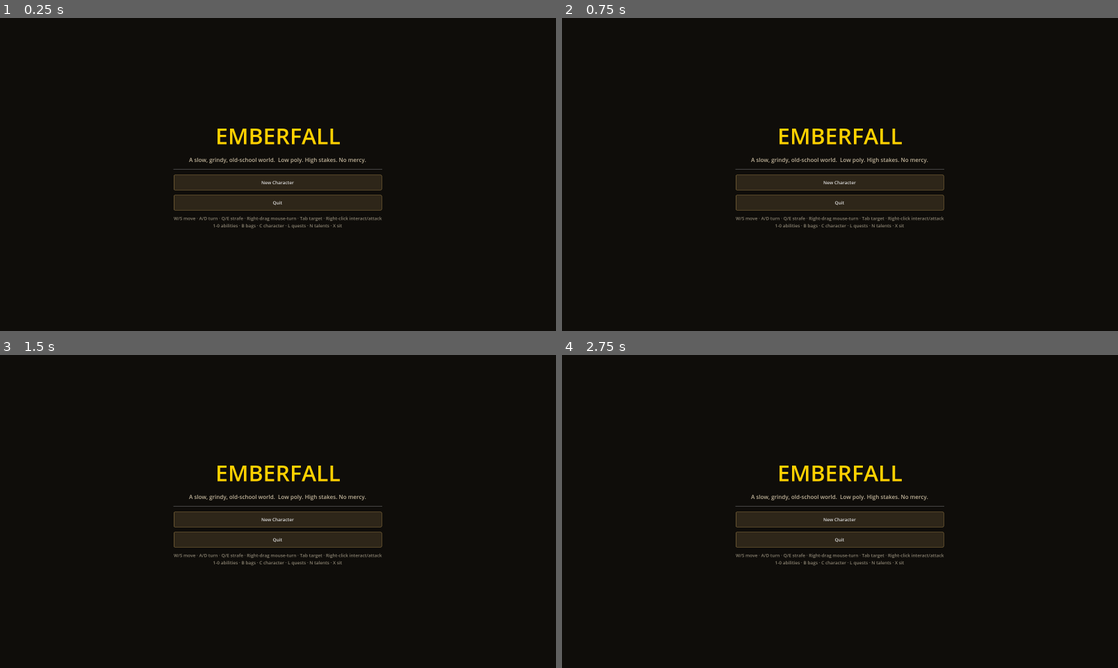
Above: before the commit, frames 1-4 (two rows, left to right).
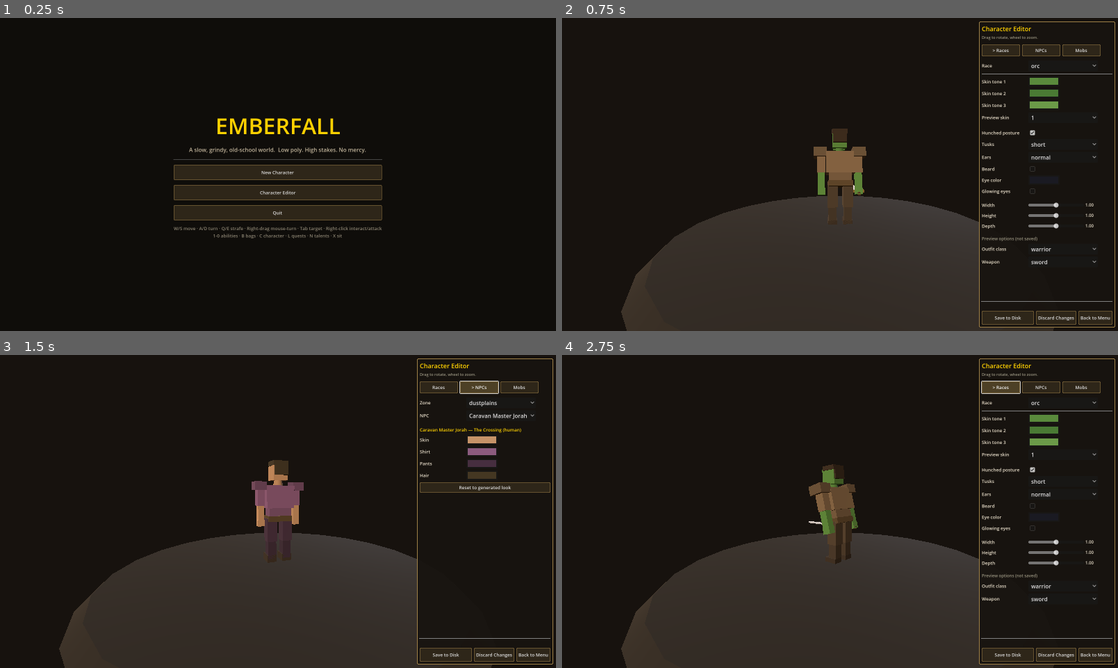
Above: after the commit, the same moments.

Repository: DenislavB/game
Game: Godot game, scene res://scenes/Main.tscn
Same seed, same stepped clock (60 frames per second), same inputs: the game is played once before the commit and once after it.
Inputs (mouse positions are in pixels of both pictures, inside the frame that each line leads up to):
- Up to frame 1 (0.25 s): no input
- Up to frame 2 (0.75 s): click (840, 193) at 0.5 s, where only the run after the commit has a clickable "Character Editor"
- Up to frame 3 (1.5 s): click (478, 386) at 1.25 s, where only the run after the commit has a clickable "NPCs"
- Up to frame 4 (2.75 s): click (1001, 386) at 2 s, where only the run after the commit has a clickable "Races"

The runs differ from the first frame. In frame 1, 6.4% of the frame differs, in the area x 31-69%, y 32-71%; in frame 2, 29%; in frame 3, 29%, in the area x 10-100%, y 1-100%; in frame 4, 29%.

Commit message:
Add in-game Character Editor for races, NPCs and mobs
New "Character Editor" entry on the main menu opens a live turntable
studio (drag to rotate, wheel to zoom) with three tabs:

- Races: edit each race's three skin tones, posture, tusk size, long
  ears, beard, eye color/glow and body proportions (width/height/
  depth sliders). Preview in any class outfit with any weapon.
  Saves to data/races.json.
- NPCs: pick any zone and NPC, override skin/shirt/pants/hair colors.
  Saved as an "appearance" block on the NPC in the zone file, which
  npc.gd now honors over its procedurally generated look. One click
  resets to the generated appearance.
- Mobs: recolor and rescale any creature. Saves to data/mobs.json.

Save writes straight back to the JSON files (running from the Godot
editor; exported builds report read-only). Discard Changes re-reads
everything from disk via the new DB.reload().

Co-Authored-By: Claude Fable 5 <noreply@anthropic.com>
Claude-Session: https://claude.ai/code/session_013DZAq4iZ5PsSbzaMyt6NZz

Diff:
--- a/scripts/actors/npc.gd
+++ b/scripts/actors/npc.gd
@@ -38,14 +38,22 @@
 	var shirt := Color.from_hsv(rng.randf(), 0.35, 0.55)
 	if trainer_class != "":
 		shirt = Color(DB.classes[trainer_class]["color"]).darkened(0.2)
+	# Hand-tuned looks from the Character Editor override the generated ones.
+	var app: Dictionary = ndef.get("appearance", {})
+	var skin_c := Color(str(app["skin"])) if app.has("skin") else Color(skins[rng.randi_range(0, skins.size() - 1)])
+	if app.has("shirt"):
+		shirt = Color(str(app["shirt"]))
+	var pants_c := Color(str(app["pants"])) if app.has("pants") else shirt.darkened(0.5)
+	var hair_c := Color(str(app["hair"])) if app.has("hair") else \
+		Color.from_hsv(rng.randf() * 0.15, 0.5, rng.randf_range(0.1, 0.5))
 	model = ActorModel.new()
 	add_child(model)
 	model.build_humanoid({
-		"skin": Color(skins[rng.randi_range(0, skins.size() - 1)]),
+		"skin": skin_c,
 		"shirt": shirt,
-		"pants": shirt.darkened(0.5),
+		"pants": pants_c,
 		"features": race.get("model", {}),
-		"hair": Color.from_hsv(rng.randf() * 0.15, 0.5, rng.randf_range(0.1, 0.5))
+		"hair": hair_c
 	})
 
 	var label := Label3D.new()
--- a/scripts/autoload/db.gd
+++ b/scripts/autoload/db.gd
@@ -17,6 +17,15 @@
 
 
 func _ready() -> void:
+	reload()
+
+
+func reload() -> void:
+	## Re-read all data files (used by the Character Editor after saving).
+	quests_by_giver.clear()
+	quests_by_turnin.clear()
+	zones.clear()
+	quests.clear()
 	races = _load_json("res://data/races.json")
 	classes = _load_json("res://data/classes.json")
 	abilities = _load_json("res://data/abilities.json")
--- a/scripts/main.gd
+++ b/scripts/main.gd
@@ -11,12 +11,27 @@
 var loading_label: Label
 
 
+var editor: CharacterEditor = null
+
+
 func _ready() -> void:
 	_build_loading_overlay()
 	menus = Menus.new()
 	add_child(menus)
 	menus.start_game.connect(_on_start_game)
+	menus.open_editor.connect(_on_open_editor)
 	Events.request_zone_travel.connect(_on_zone_travel)
+
+
+func _on_open_editor() -> void:
+	menus.visible = false
+	editor = CharacterEditor.new()
+	add_child(editor)
+	editor.closed.connect(func():
+		editor.queue_free()
+		editor = null
+		menus.visible = true
+		menus.show_menu())
 
 
 func _build_loading_overlay() -> void:
--- /dev/null
+++ b/scripts/screens/character_editor.gd
@@ -0,0 +1,484 @@
+class_name CharacterEditor
+extends Node3D
+## Dev tool: edit the looks of everything living in the game — race model
+## templates (races.json), individual NPCs (zone files, as "appearance"
+## overrides) and mobs (mobs.json) — with a live turntable preview.
+## Opened from the main menu. Save writes straight back to the JSON files.
+
+signal closed
+
+const WEAPONS := ["none", "sword", "axe", "mace", "staff", "bow", "dagger"]
+
+var mode := "race"
+var race_id := "orc"
+var skin_index := 0
+var preview_class := "warrior"
+var preview_weapon := "sword"
+var npc_zone := ""
+var npc_index := 0
+var mob_id := ""
+
+var holder: Node3D
+var camera: Camera3D
+var _zoom := 4.5
+var _dragging := false
+var _spin := true
+
+var controls_box: VBoxContainer
+var status_label: Label
+var mode_buttons: Dictionary = {}
+
+
+func _ready() -> void:
+	_build_stage()
+	_build_ui()
+	race_id = str(DB.races.keys()[0])
+	npc_zone = str(DB.zones.keys()[0])
+	mob_id = str(DB.mobs.keys()[0])
+	_set_mode("race")
+
+
+# ================================================================ stage
+
+func _build_stage() -> void:
+	var env := Environment.new()
+	env.background_mode = Environment.BG_COLOR
+	env.background_color = Color("17120e")
+	env.ambient_light_source = Environment.AMBIENT_SOURCE_COLOR
+	env.ambient_light_color = Color("6a6058")
+	env.ambient_light_energy = 0.9
+	var we := WorldEnvironment.new()
+	we.environment = env
+	add_child(we)
+
+	var key := DirectionalLight3D.new()
+	key.rotation_degrees = Vector3(-40, -30, 0)
+	key.light_energy = 1.1
+	key.light_color = Color("fff0dc")
+	add_child(key)
+	var rim := DirectionalLight3D.new()
+	rim.rotation_degrees = Vector3(-20, 150, 0)
+	rim.light_energy = 0.5
+	rim.light_color = Color("a0b8d8")
+	add_child(rim)
+
+	var floor_mesh := MeshInstance3D.new()
+	floor_mesh.mesh = Props._cyl(3.2, 3.4, 0.2, 24)
+	floor_mesh.material_override = Props.mat(Color("2a231c"))
+	floor_mesh.position.y = -0.1
+	add_child(floor_mesh)
+
+	holder = Node3D.new()
+	add_child(holder)
+
+	camera = Camera3D.new()
+	camera.position = Vector3(0, 1.5, _zoom)
+	camera.look_at_from_position(camera.position, Vector3(0, 1.1, 0))
+	add_child(camera)
+	camera.current = true
+
+
+func _process(delta: float) -> void:
+	if _spin and not _dragging:
+		holder.rotation.y += delta * 0.4
+	camera.position.z = _zoom
+
+
+func _unhandled_input(event: InputEvent) -> void:
+	if event is InputEventMouseButton:
+		var mb := event as InputEventMouseButton
+		if mb.button_index == MOUSE_BUTTON_LEFT:
+			_dragging = mb.pressed
+		elif mb.button_index == MOUSE_BUTTON_WHEEL_UP and mb.pressed:
+			_zoom = maxf(_zoom - 0.4, 2.0)
+		elif mb.button_index == MOUSE_BUTTON_WHEEL_DOWN and mb.pressed:
+			_zoom = minf(_zoom + 0.4, 9.0)
+	elif event is InputEventMouseMotion and _dragging:
+		var mm := event as InputEventMouseMotion
+		holder.rotation.y += mm.relative.x * 0.01
+
+
+# ================================================================ UI shell
+
+func _build_ui() -> void:
+	var layer := CanvasLayer.new()
+	layer.layer = 8
+	add_child(layer)
+
+	var panel := UI.panel()
+	panel.set_anchors_preset(Control.PRESET_RIGHT_WIDE)
+	panel.offset_left = -400
+	panel.offset_top = 10
+	panel.offset_bottom = -10
+	panel.offset_right = -10
+	layer.add_child(panel)
+
+	var v := VBoxContainer.new()
+	panel.add_child(v)
+	v.add_child(UI.header("Character Editor"))
+	v.add_child(UI.label("Drag to rotate, wheel to zoom.", 11, Color(0.6, 0.58, 0.5)))
+	v.add_child(HSeparator.new())
+
+	var tabs := HBoxContainer.new()
+	tabs.add_theme_constant_override("separation", 6)
+	for m in [["race", "Races"], ["npc", "NPCs"], ["mob", "Mobs"]]:
+		var mid: String = m[0]
+		var b := UI.button(m[1], func(): _set_mode(mid))
+		b.custom_minimum_size = Vector2(110, 34)
+		tabs.add_child(b)
+		mode_buttons[mid] = b
+	v.add_child(tabs)
+	v.add_child(HSeparator.new())
+
+	var sc := ScrollContainer.new()
+	sc.size_flags_vertical = Control.SIZE_EXPAND_FILL
+	sc.custom_minimum_size = Vector2(0, 500)
+	v.add_child(sc)
+	controls_box = VBoxContainer.new()
+	controls_box.size_flags_horizontal = Control.SIZE_EXPAND_FILL
+	controls_box.add_theme_constant_override("separation", 6)
+	sc.add_child(controls_box)
+
+	v.add_child(HSeparator.new())
+	status_label = UI.label("", 12, Color(0.5, 0.9, 0.5))
+	v.add_child(status_label)
+	var bottom := HBoxContainer.new()
+	bottom.add_theme_constant_override("separation", 6)
+	var save_b := UI.button("Save to Disk", func(): _save_current())
+	save_b.custom_minimum_size = Vector2(150, 40)
+	bottom.add_child(save_b)
+	var reload_b := UI.button("Discard Changes", func():
+		DB.reload()
+		_set_mode(mode)
+		_status("Reloaded data from disk."))
+	bottom.add_child(reload_b)
+	var back_b := UI.button("Back to Menu", func(): closed.emit())
+	bottom.add_child(back_b)
+	v.add_child(bottom)
+
+
+func _status(text: String) -> void:
+	status_label.text = text
+
+
+func _set_mode(m: String) -> void:
+	mode = m
+	var labels := { "race": "Races", "npc": "NPCs", "mob": "Mobs" }
+	for k in mode_buttons:
+		(mode_buttons[k] as Button).text = ("> " if k == m else "") + str(labels[k])
+	_rebuild_controls()
+	_rebuild_preview()
+
+
+func _clear_controls() -> void:
+	for c in controls_box.get_children():
+		controls_box.remove_child(c)
+		c.queue_free()
+
+
+# ================================================================ shared widgets
+
+func _row(label_text: String) -> HBoxContainer:
+	var h := HBoxContainer.new()
+	var l := UI.label(label_text, 13)
+	l.custom_minimum_size.x = 130
+	h.add_child(l)
+	controls_box.add_child(h)
+	return h
+
+
+func _color_row(label_text: String, current: Color, cb: Callable) -> ColorPickerButton:
+	var h := _row(label_text)
+	var picker := ColorPickerButton.new()
+	picker.custom_minimum_size = Vector2(90, 28)
+	picker.color = current
+	picker.edit_alpha = false
+	picker.color_changed.connect(cb)
+	h.add_child(picker)
+	return picker
+
+
+func _option_row(label_text: String, options: Array, current: String, cb: Callable) -> OptionButton:
+	var h := _row(label_text)
+	var opt := OptionButton.new()
+	opt.custom_minimum_size = Vector2(200, 30)
+	for i in options.size():
+		opt.add_item(str(options[i]), i)
+		if str(options[i]) == current:
+			opt.select(i)
+	opt.item_selected.connect(func(idx: int): cb.call(str(options[idx])))
+	h.add_child(opt)
+	return opt
+
+
+func _check_row(label_text: String, current: bool, cb: Callable) -> void:
+	var h := _row(label_text)
+	var chk := CheckBox.new()
+	chk.button_pressed = current
+	chk.toggled.connect(cb)
+	h.add_child(chk)
+
+
+func _slider_row(label_text: String, minv: float, maxv: float, current: float, cb: Callable) -> void:
+	var h := _row(label_text)
+	var slider := HSlider.new()
+	slider.min_value = minv
+	slider.max_value = maxv
+	slider.step = 0.02
+	slider.value = current
+	slider.custom_minimum_size = Vector2(160, 24)
+	var val_l := UI.label("%.2f" % current, 12)
+	slider.value_changed.connect(func(val: float):
+		val_l.text = "%.2f" % val
+		cb.call(val))
+	h.add_child(slider)
+	h.add_child(val_l)
+
+
+# ================================================================ race mode
+
+func _race_model() -> Dictionary:
+	var race: Dictionary = DB.races[race_id]
+	if not race.has("model"):
+		race["model"] = {}
+	return race["model"]
+
+
+func _rebuild_controls() -> void:
+	_clear_controls()
+	match mode:
+		"race":
+			_race_controls()
+		"npc":
+			_npc_controls()
+		"mob":
+			_mob_controls()
+
+
+func _race_controls() -> void:
+	_option_row("Race", DB.races.keys(), race_id, func(val: String):
+		race_id = val
+		skin_index = 0
+		_rebuild_controls()
+		_rebuild_preview())
+	controls_box.add_child(HSeparator.new())
+
+	var race: Dictionary = DB.races[race_id]
+	var skins: Array = race["skin_colors"]
+	for i in skins.size():
+		var idx := i
+		_color_row("Skin tone %d" % (i + 1), Color(str(skins[i])), func(c: Color):
+			skins[idx] = "#" + c.to_html(false)
+			_rebuild_preview())
+	_option_row("Preview skin", ["1", "2", "3"], str(skin_index + 1), func(val: String):
+		skin_index = int(val) - 1
+		_rebuild_preview())
+	controls_box.add_child(HSeparator.new())
+
+	var m := _race_model()
+	_check_row("Hunched posture", str(m.get("posture", "")) == "hunched", func(on: bool):
+		if on:
+			m["posture"] = "hunched"
+		else:
+			m.erase("posture")
+		_rebuild_preview())
+	_option_row("Tusks", ["none", "short", "long"], str(m.get("tusks", "none")), func(val: String):
+		if val == "none":
+			m.erase("tusks")
+		else:
+			m["tusks"] = val
+		_rebuild_preview())
+	_option_row("Ears", ["normal", "long"], str(m.get("ears", "normal")), func(val: String):
+		if val == "normal":
+			m.erase("ears")
+		else:
+			m["ears"] = val
+		_rebuild_preview())
+	_check_row("Beard", m.get("beard", false), func(on: bool):
+		if on:
+			m["beard"] = true
+		else:
+			m.erase("beard")
+		_rebuild_preview())
+	_color_row("Eye color", Color(str(m.get("eye_color", "#1a1a22"))), func(c: Color):
+		m["eye_color"] = "#" + c.to_html(false)
+		_rebuild_preview())
+	_check_row("Glowing eyes", m.get("eye_glow", false), func(on: bool):
+		if on:
+			m["eye_glow"] = true
+		else:
+			m.erase("eye_glow")
+		_rebuild_preview())
+	controls_box.add_child(HSeparator.new())
+
+	var stature: Array = m.get("stature", [1.0, 1.0, 1.0])
+	m["stature"] = stature
+	var axes := ["Width", "Height", "Depth"]
+	for i in 3:
+		var ai := i
+		_slider_row(axes[i], 0.6, 1.4, float(stature[i]), func(val: float):
+			stature[ai] = val
+			_rebuild_preview())
+	controls_box.add_child(HSeparator.new())
+
+	controls_box.add_child(UI.label("Preview options (not saved)", 12, Color(0.6, 0.58, 0.5)))
+	_option_row("Outfit class", DB.classes.keys(), preview_class, func(val: String):
+		preview_class = val
+		_rebuild_preview())
+	_option_row("Weapon", WEAPONS, preview_weapon, func(val: String):
+		preview_weapon = val
+		_rebuild_preview())
+
+
+# ================================================================ npc mode
+
+func _current_npc() -> Dictionary:
+	var npcs: Array = DB.zones[npc_zone].get("npcs", [])
+	if npcs.is_empty():
+		return {}
+	npc_index = clampi(npc_index, 0, npcs.size() - 1)
+	return npcs[npc_index]
+
+
+func _npc_generated_look(ndef: Dictionary) -> Dictionary:
+	## The same procedural look npc.gd would generate, so pickers show reality.
+	var race: Dictionary = DB.races.get(ndef.get("race", "human"), DB.races["human"])
+	var rng := RandomNumberGenerator.new()
+	rng.seed = hash(str(ndef.get("id", "")))
+	var skins: Array = race["skin_colors"]
+	var shirt := Color.from_hsv(rng.randf(), 0.35, 0.55)
+	if str(ndef.get("trainer", "")) != "":
+		shirt = Color(DB.classes[str(ndef["trainer"])]["color"]).darkened(0.2)
+	return {
+		"skin": Color(str(skins[rng.randi_range(0, skins.size() - 1)])),
+		"shirt": shirt,
+		"pants": shirt.darkened(0.5),
+		"hair": Color.from_hsv(rng.randf() * 0.15, 0.5, rng.randf_range(0.1, 0.5))
+	}
+
+
+func _npc_controls() -> void:
+	_option_row("Zone", DB.zones.keys(), npc_zone, func(val: String):
+		npc_zone = val
+		npc_index = 0
+		_rebuild_controls()
+		_rebuild_preview())
+	var npcs: Array = DB.zones[npc_zone].get("npcs", [])
+	var names: Array = []
+	for n in npcs:
+		names.append(str(n["name"]))
+	if names.is_empty():
+		controls_box.add_child(UI.label("No NPCs in this zone.", 13))
+		return
+	_option_row("NPC", names, str(names[npc_index]), func(val: String):
+		npc_index = names.find(val)
+		_rebuild_controls()
+		_rebuild_preview())
+	controls_box.add_child(HSeparator.new())
+
+	var ndef := _current_npc()
+	controls_box.add_child(UI.label("%s — %s (%s)" % [ndef.get("name", "?"), ndef.get("title", ""), ndef.get("race", "?")], 13, UI.COL_GOLD))
+	if not ndef.has("appearance"):
+		ndef["appearance"] = {}
+	var app: Dictionary = ndef["appearance"]
+	var gen := _npc_generated_look(ndef)
+	for entry in [["skin", "Skin"], ["shirt", "Shirt"], ["pants", "Pants"], ["hair", "Hair"]]:
+		var key: String = entry[0]
+		var current: Color = Color(str(app[key])) if app.has(key) else (gen[key] as Color)
+		_color_row(entry[1], current, func(c: Color):
+			app[key] = "#" + c.to_html(false)
+			_rebuild_preview())
+	var reset_b := UI.button("Reset to generated look", func():
+		ndef.erase("appearance")
+		_rebuild_controls()
+		_rebuild_preview())
+	controls_box.add_child(reset_b)
+
+
+# ================================================================ mob mode
+
+func _mob_controls() -> void:
+	var names: Array = []
+	for id in DB.mobs:
+		names.append(str(id))
+	_option_row("Mob", names, mob_id, func(val: String):
+		mob_id = val
+		_rebuild_controls()
+		_rebuild_preview())
+	controls_box.add_child(HSeparator.new())
+	var mdef: Dictionary = DB.mobs[mob_id]
+	controls_box.add_child(UI.label("%s  (shape: %s)" % [mdef.get("name", "?"), mdef.get("shape", "?")], 13, UI.COL_GOLD))
+	_color_row("Color", Color(str(mdef.get("color", "#888888"))), func(c: Color):
+		mdef["color"] = "#" + c.to_html(false)
+		_rebuild_preview())
+	_slider_row("Scale", 0.4, 2.2, float(mdef.get("scale", 1.0)), func(val: float):
+		mdef["scale"] = val
+		_rebuild_preview())
+
+
+# ================================================================ preview
+
+func _rebuild_preview() -> void:
+	for c in holder.get_children():
+		holder.remove_child(c)
+		c.queue_free()
+	var model := ActorModel.new()
+	holder.add_child(model)
+	match mode:
+		"race":
+			var race: Dictionary = DB.races[race_id]
+			var skins: Array = race["skin_colors"]
+			skin_index = clampi(skin_index, 0, skins.size() - 1)
+			var cls_color := Color(str(DB.classes[preview_class]["color"]))
+			model.build_humanoid({
+				"skin": Color(str(skins[skin_index])),
+				"shirt": cls_color.darkened(0.35),
+				"pants": cls_color.darkened(0.6),
+				"features": race.get("model", {})
+			})
+			if preview_weapon != "none":
+				model.set_weapon(preview_weapon)
+		"npc":
+			var ndef := _current_npc()
+			if ndef.is_empty():
+				return
+			var race2: Dictionary = DB.races.get(str(ndef.get("race", "human")), DB.races["human"])
+			var gen := _npc_generated_look(ndef)
+			var app: Dictionary = ndef.get("appearance", {})
+			model.build_humanoid({
+				"skin": Color(str(app["skin"])) if app.has("skin") else (gen["skin"] as Color),
+				"shirt": Color(str(app["shirt"])) if app.has("shirt") else (gen["shirt"] as Color),
+				"pants": Color(str(app["pants"])) if app.has("pants") else (gen["pants"] as Color),
+				"hair": Color(str(app["hair"])) if app.has("hair") else (gen["hair"] as Color),
+				"features": race2.get("model", {})
+			})
+		"mob":
+			var mdef: Dictionary = DB.mobs[mob_id]
+			model.build_creature(str(mdef.get("shape", "humanoid")),
+				Color(str(mdef.get("color", "#888888"))), float(mdef.get("scale", 1.0)))
+
+
+# ================================================================ saving
+
+func _save_current() -> void:
+	match mode:
+		"race":
+			_save_json("res://data/races.json", DB.races)
+		"npc":
+			# Strip empty appearance blocks before writing.
+			for n in DB.zones[npc_zone].get("npcs", []):
+				if n.has("appearance") and (n["appearance"] as Dictionary).is_empty():
+					n.erase("appearance")
+			_save_json("res://data/zones/%s.json" % npc_zone, DB.zones[npc_zone])
+		"mob":
+			_save_json("res://data/mobs.json", DB.mobs)
+
+
+func _save_json(path: String, data: Dictionary) -> void:
+	var f := FileAccess.open(path, FileAccess.WRITE)
+	if f == null:
+		_status("Could not write %s (exported builds are read-only)." % path)
+		return
+	f.store_string(JSON.stringify(data, "  ") + "\n")
+	f.close()
+	_status("Saved %s" % path.get_file())
--- a/scripts/screens/menus.gd
+++ b/scripts/screens/menus.gd
@@ -3,6 +3,7 @@
 ## Main menu and character creation.
 
 signal start_game
+signal open_editor
 
 var menu_root: Control
 var create_root: Control
@@ -70,6 +71,9 @@
 			_rebuild())
 		delb.custom_minimum_size = Vector2(280, 44)
 		v.add_child(delb)
+	var editor_b := UI.button("Character Editor", func(): open_editor.emit())
+	editor_b.custom_minimum_size = Vector2(280, 44)
+	v.add_child(editor_b)
 	var quitb := UI.button("Quit", func(): get_tree().quit())
 	quitb.custom_minimum_size = Vector2(280, 44)
 	v.add_child(quitb)
